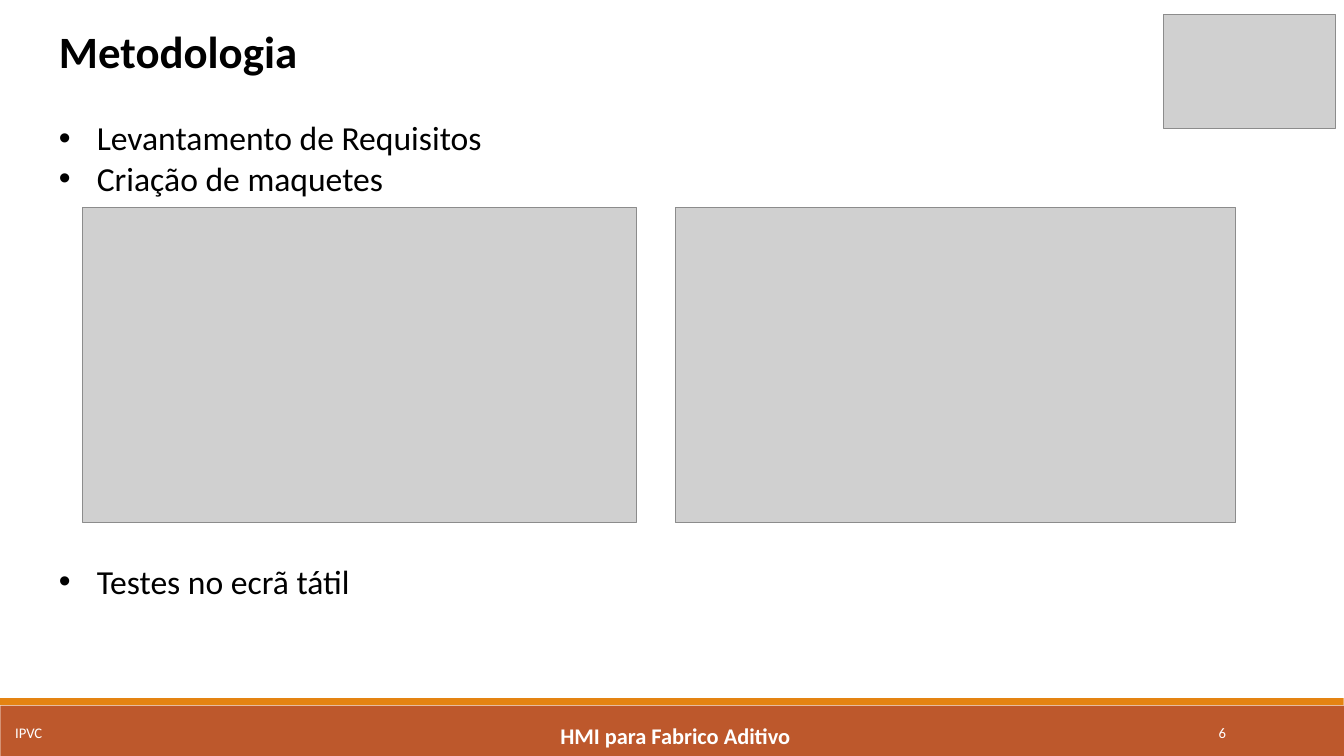
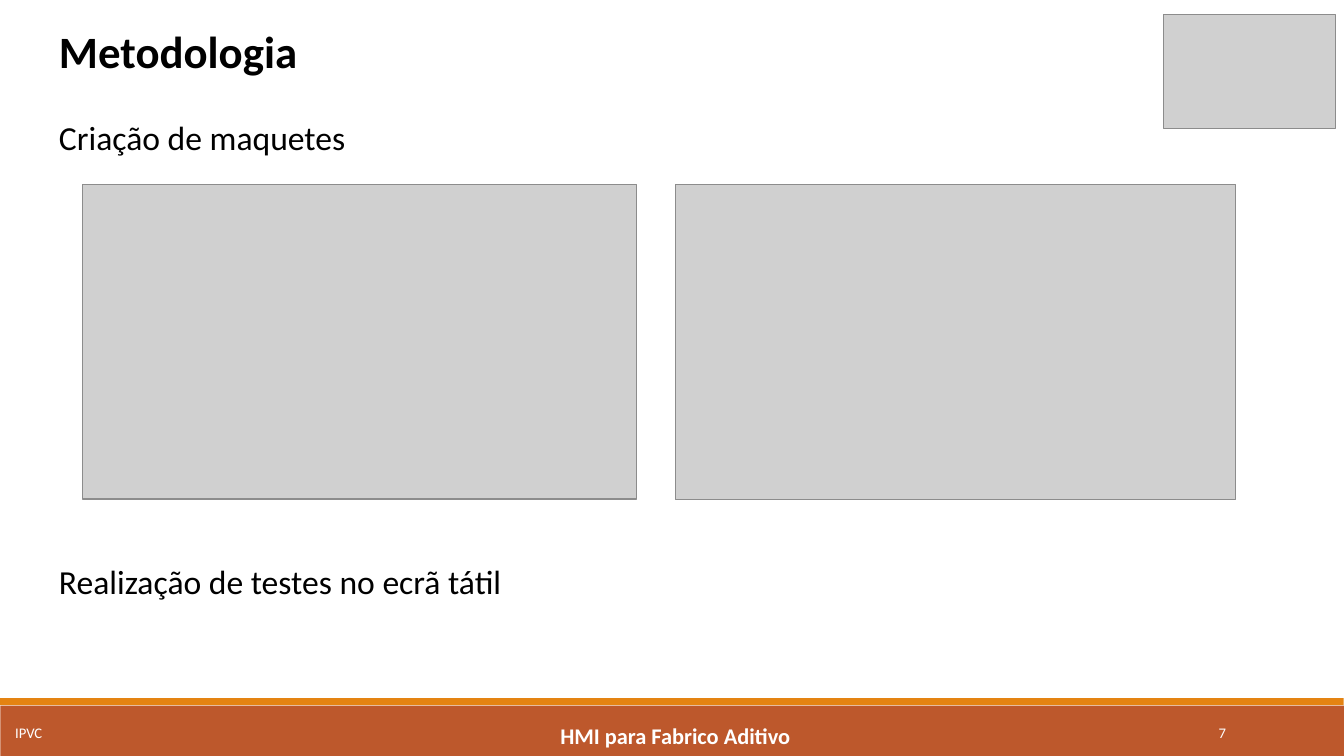
Before and after one commit to marcorlsrodrigues/projeto, a slide deck: slide 7 of Apresentacao_Final_MarcoRodrigues4652.pptx (slide 6 before the commit). Drawn at 1344x756 pixels with LibreOffice and Linux fonts; fonts in the diff are those of the drawing; grey boxes stand for pictures. Boxes give left, top, right and bottom in pixels: in the first picture for what was removed or moved away, otherwise in the second. Text is boxed around its words. In the diff, an @@ line names an element or a change of style, - is before the commit and + after.

```diff
--- a/Apresentacao_Final_MarcoRodrigues4652.pptx
+++ b/Apresentacao_Final_MarcoRodrigues4652.pptx
@@ text at (x1=59, y1=126, x2=346, y2=156): bullet • to none @@
@@ text at (x1=97, y1=126, x2=482, y2=156): paragraph removed @@
-• Levantamento de Requisitos
@@ picture moved from (x1=83, y1=207, x2=637, y2=521) to (x1=83, y1=185, x2=637, y2=499) @@
@@ picture moved from (x1=676, y1=207, x2=1236, y2=522) to (x1=676, y1=185, x2=1236, y2=500) @@
@@ text at (x1=59, y1=570, x2=501, y2=600): text changed @@
-• Testes no ecrã tátil
+Realização de testes no ecrã tátil
@@ page number at (x1=1219, y1=728, x2=1226, y2=738): text changed @@
-6
+7
```
Also in this commit, not shown: 5 other slides changed, 1 slide added, 1 other file.
